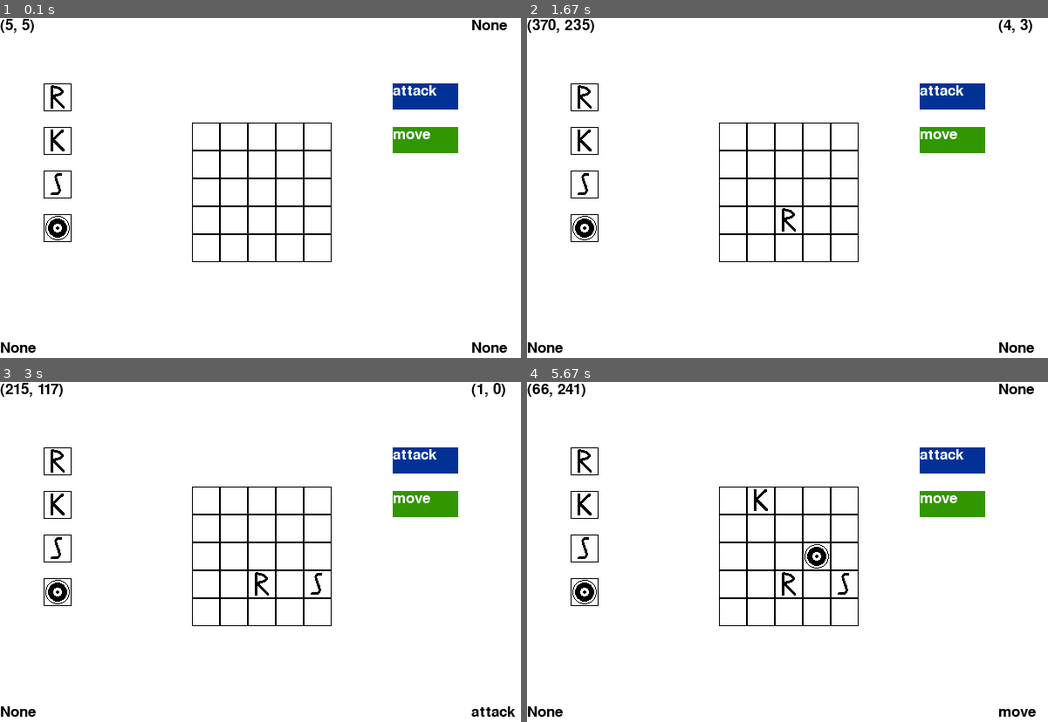
Above: before the commit, frames 1-4 (two rows, left to right).
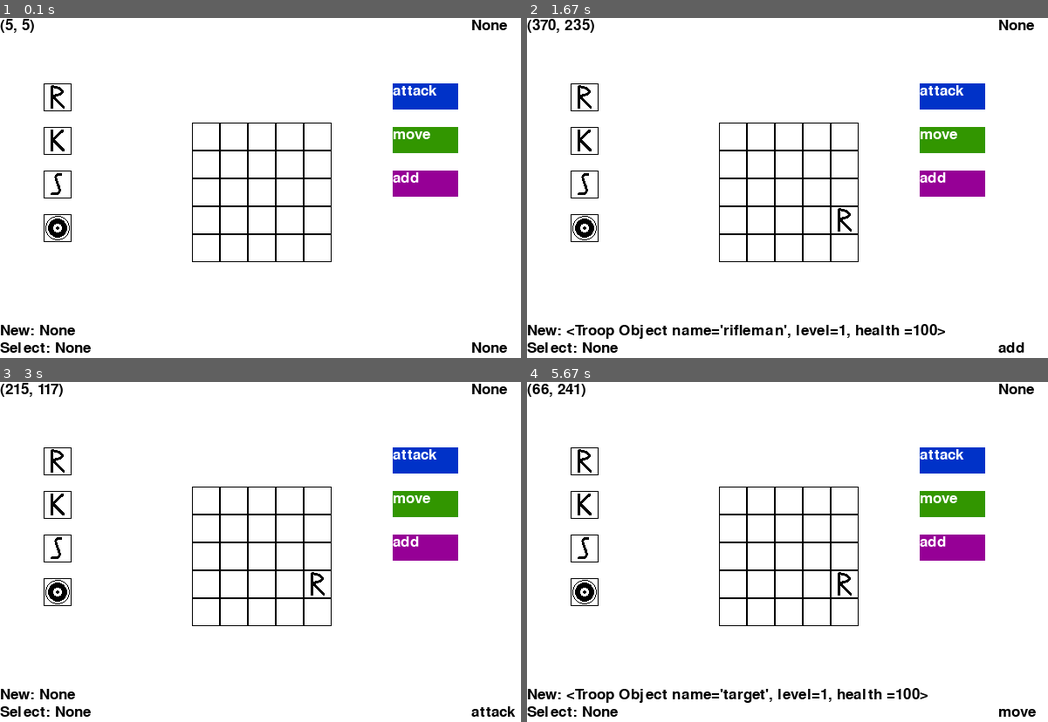
Above: after the commit, the same moments.

Repository: hornsbym/WarGame
Game: pygame game, started from Game.py
Same seed, same stepped clock (60 frames per second), same inputs: the game is played once before the commit and once after it.
Inputs (mouse positions are in pixels of both pictures, inside the frame that each line leads up to):
- Up to frame 1 (0.1 s): no input
- Up to frame 2 (1.67 s): click (959, 181) at 0.38 s; click (792, 215) at 0.72 s; click (584, 96) at 1.05 s; click (850, 222) at 1.38 s
- Up to frame 3 (3 s): click (57, 548) at 1.72 s; click "attack" at 2.05 s; click (244, 497) at 2.38 s; click (187, 484) at 2.72 s
- Up to frame 4 (5.67 s): click (928, 524) at 3.05 s; click (584, 504) at 3.38 s; click "move" at 3.72 s; click (636, 487) at 4.05 s; click (813, 541) at 4.38 s; click (636, 535) at 4.72 s; click (709, 657) at 5.05 s; click (584, 592) at 5.38 s

The runs differ from the first frame. In frame 1, 2.3% of the frame differs, in the area x 0-88%, y 19-99%; in frame 2, 3.7%, in the area x 0-98%, y 0-99%; in frame 3, 2.6%; in frame 4, 3.6%.

Commit message:
Added movement in positive directions. Altered the main loop's logic for more effective event management. TO-DO: Add directionality to both movement and attack. Fix bug where attackers destroy all troops immediatly adjacent to them.

Diff:
--- a/Board.py
+++ b/Board.py
@@ -37,6 +37,15 @@
             for y in range(len(self.squares[x])):
                 self.squares[x][y].showSquare(display)
 
+    def findTroop(self, troop):
+        """Accepts a Troop object.
+           Iterates through all the squares and returns the square with the matching troop.
+           Returns nothing if the troop isn't found."""
+        for x in range(len(self.squares)):
+            for y in range(len(self.squares[x])):
+                if self.squares[x][y].getTroop() == troop:
+                    return self.squares[x][y]
+
     def getSquareCoords(self, coords):
         """Accepts a tuple of coordinates in the form (x,y)
            Iterates through board's squares and returns the square that contains those coordinates."""
@@ -56,7 +65,7 @@
                 if self.squares[x][y].getX() == squareX and self.squares[x][y].getY() == squareY:
                     return self.squares[x][y].getTroop()
 
-    def setSquareIcon(self, pos, troop):
+    def setSquareValue(self, pos, troop):
         """Accepts a tuple of a square's x-position and y-position.
            Accepts a string designating an icon.
            Finds the square at the designated position and sets its icon."""
@@ -75,12 +84,14 @@
 
         return False
 
-    def attack(self,attackerCoords,attackerRange,attackerStrength):
-        """Accepts a tuple for the square's relative loacation.
-           Accepts an integer for the attacker's attack range.
-           If there's a target within range, decreases that target's health."""
-        attackerX = attackerCoords[0]
-        attackerY = attackerCoords[1]
+    def attack(self,troop):
+        """Accepts a Troop object.
+           If there's a target within range of the troop, decreases that target's health."""
+        troopCoords = (self.findTroop(troop).getX(), self.findTroop(troop).getY())
+        attackerX = troopCoords[0]
+        attackerY = troopCoords[1]
+        attackerRange = troop.getRange()
+        attackerStrength = troop.getAttack()
 
         counter = attackerY+1
         while(attackerY+attackerRange+1 > counter):
@@ -89,7 +100,6 @@
                 if (counter) <= self.height-1:
                     if self.squares[attackerX][counter].getTroop() != None:
                         self.squares[attackerX][counter].getTroop().takeDamage(attackerStrength)
-                        print(self.squares[attackerX][counter].getTroop())
                         break
 
             counter += 1
@@ -101,3 +111,44 @@
             for y in range(len(self.squares[x])):
                 if self.squares[x][y].getTroop() != None:
                     self.squares[x][y].killTroop()
+
+    def move(self, troop, targetCoords):
+        """Accepts a troop object.
+           Accepts a tuple for the desired coordinates to move to.
+           Iterates through all squares and tries to move the troop to the given position."""
+        current = (self.findTroop(troop).getX(), self.findTroop(troop).getY())
+        target  = targetCoords
+        speed   = troop.getSpeed()
+
+        if current [0] == target[0] and current[1] == target[1]:   # Ignores same-square clicks.
+            return
+        if current[0] != target[0] and current[1] != target[1]:    # Only allows for straight line moves.
+            return
+        else:
+            # Moves vertically
+            if current[0] == target[0]:
+
+                dist = target[1] - current[1]
+                if dist > speed:
+                    dist = speed    # Prevents troops from moving farther than their speed allows.
+
+                for y in range(dist):
+                    if self.getSquareValue((current[0],current[1]  + y + 1)) == None:
+                        self.setSquareValue((current[0],current[1] + y + 1),troop)
+                        self.setSquareValue((current[0],current[1] + y), None)
+                    else:
+                        return      # Exits the loop if there's another troop in the way.
+
+            # Moves horizontally
+            if current[1] == target[1]:
+
+                dist = target[0] - current[0]
+                if dist > speed:
+                    dist = speed    # Prevents troops from moving farther than their speed allows.
+
+                for x in range(dist):
+                    if self.getSquareValue((current[0]  + x + 1,current[1])) == None:
+                        self.setSquareValue((current[0] + x + 1,current[1]),troop)
+                        self.setSquareValue((current[0] + x, current[1]), None)
+                    else:
+                        return      # Exits the loop if there's another troop in the way.
--- a/Game.py
+++ b/Game.py
@@ -34,11 +34,15 @@
     sb = TroopButton(("shield",1,1,10,1,200), (50, 175))
     tb = TroopButton(('target',1,0,0,0,100), (50,225))
 
-    attackButton = CommandButton("attack", (450, 75), (0,50,150))
+    attackButton = CommandButton("attack", (450, 75), (0,50,200))
     moveButton = CommandButton("move", (450, 125), (50,150,0))
+    addButton = CommandButton("add", (450, 175), (150,0,150))
 
+
+    # Interface variables
     clicked = None
     square = None
+    newTroop = None
     selectedTroop = None
     command = None
 
@@ -54,21 +58,28 @@
                 if b.isClicked(coords) == True:
                     clicked = coords
                     square = b.getSquareCoords(coords)
+                else:
+                    clicked = None
+                    square = None
+                    newTroop = None
+                    selectedTroop = None
 
                 # Checks the troop placement buttons
                 if rb.isClicked(coords) == True:
-                    selectedTroop = Troop(rb.getValue())
+                    newTroop = Troop(rb.getValue())
                 if sb.isClicked(coords) == True:
-                    selectedTroop = Troop(sb.getValue())
+                    newTroop = Troop(sb.getValue())
                 if kb.isClicked(coords) == True:
-                    selectedTroop = Troop(kb.getValue())
+                    newTroop = Troop(kb.getValue())
                 if tb.isClicked(coords) == True:
-                    selectedTroop = Troop(tb.getValue())
+                    newTroop = Troop(tb.getValue())
 
                 if attackButton.isClicked(coords) == True:
                     command = attackButton.getValue()
                 if moveButton.isClicked(coords) == True:
                     command = moveButton.getValue()
+                if addButton.isClicked(coords) == True:
+                    command = addButton.getValue()
 
         # Clear previous screen, so it can be updated again.
         display.fill((255,255,255))
@@ -80,29 +91,44 @@
 
         attackButton.showButton(display)
         moveButton.showButton(display)
+        addButton.showButton(display)
 
         b.showBoard(display)
 
             ### GAME LOGIC ###
 
         # Adds troops to the board.
-        if square != None and selectedTroop != None:
-            b.setSquareIcon(square,selectedTroop)
-            square = None
-            selectedTroop = None
+        if square != None:
+            if b.getSquareValue(square) != None:
+                selectedTroop = b.getSquareValue(square)
 
-        if square != None and selectedTroop == None:
-            selectedTroop = b.getSquareValue(square)
-            if selectedTroop != None and command == "attack":
-                b.attack((square), selectedTroop.getRange(), selectedTroop.getAttack())
+        if command == "add":
+            if newTroop != None and square != None:
+                b.setSquareValue(square,newTroop)
                 square = None
+
+
+        if command == "attack":
+            if selectedTroop != None and square != None:
+                b.attack(selectedTroop)
+                square = None
+
+
+        if command == "move":
+            if selectedTroop != None and square != None:
+                print('Moving')
+                b.move(selectedTroop,square)
+                square = None
+
 
         b.killTroops()
 
         # Display game data. Testing purposes only.
         displayText(str(pg.mouse.get_pos()), (0,0))
         displayText(str(square), (displayWidth*.9,0))
-        displayText(str(selectedTroop), (0,displayHeight-30))
+
+        displayText("New: "+str(newTroop), (0,displayHeight-50))
+        displayText("Select: "+str(selectedTroop), (0,displayHeight-30))
         displayText(str(command), (displayWidth*.9,displayHeight-30))
 
 
--- a/Square.py
+++ b/Square.py
@@ -41,6 +41,11 @@
            Stores that Troop object in the state variables.
            Also resets the square's icon to reflect the appropriate troop."""
         self.troop = troop
+
+        if troop == None:
+            self.icon = 'square'
+            return
+
         self.setIcon()
 
     def showSquare(self,display):
--- a/Troop.py
+++ b/Troop.py
@@ -1,11 +1,12 @@
 class Troop(object):
     def __init__(self,info):
-        """ name = String
-           level = Integer
-           range = Integer
-          attack = Integer
-           speed = Integer
-          health = Integer
+        """ info = Tuple containing information to build the troop with.
+            name = info[0], str
+           level = info[1], int
+           range = info[2], int
+          attack = info[3], int
+           speed = info[4], int
+          health = info[5], int
         """
         self.name = info[0]
         self.level = info[1]
